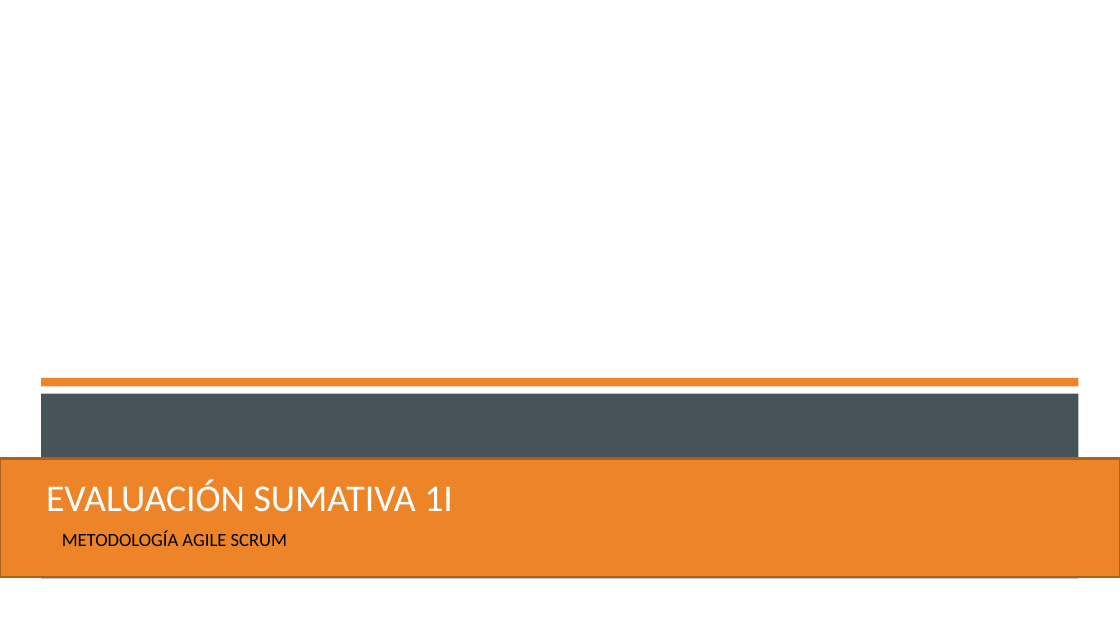
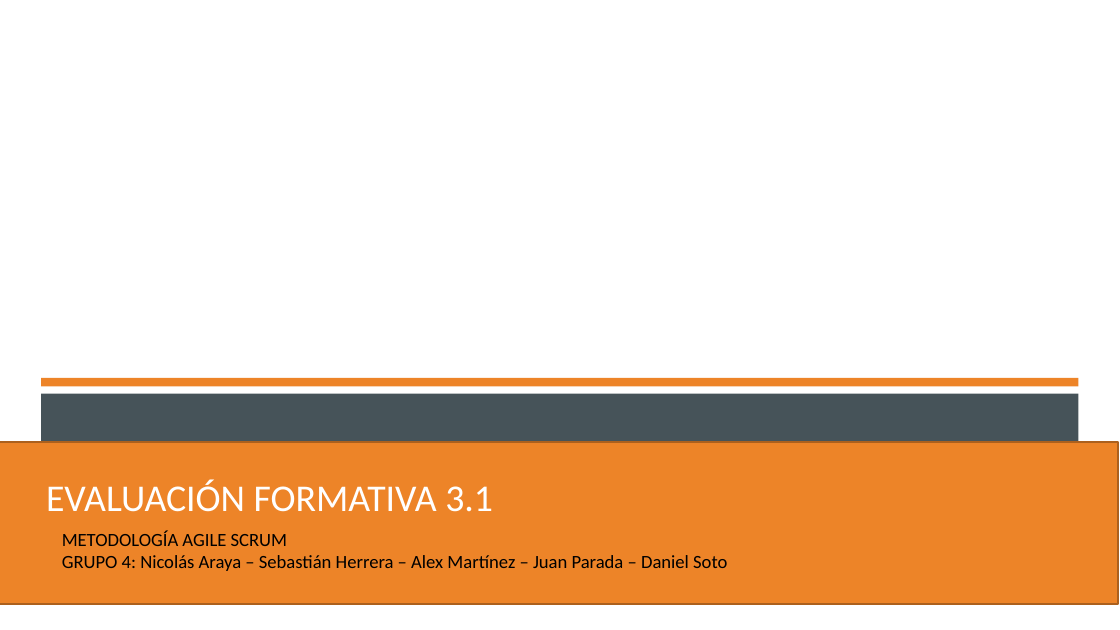
Before and after one commit to DanSotoC/formativa-2.1-tipo-problemas, a slide deck: slide 1 of Docs/Evaluación Sumativa - Daniel Soto.pptx. Drawn at 1120x630 pixels with LibreOffice and Linux fonts; fonts in the diff are those of the drawing; background and template pictures are left out. Boxes give left, top, right and bottom in pixels: in the first picture for what was removed or moved away, otherwise in the second. Text is boxed around its words. In the diff, an @@ line names an element or a change of style, - is before the commit and + after.

```diff
--- a/Docs/Evaluación Sumativa - Daniel Soto.pptx
+++ b/Docs/Evaluación Sumativa - Daniel Soto.pptx
@@ rectangle: place and size @@
-rectangle at box(0, 459, 1120, 578)
+rectangle at box(0, 443, 1118, 604)
@@ title at box(46, 479, 493, 512): text changed @@
-EVALUACIÓN SUMATIVA 1I
+EVALUACIÓN FORMATIVA 3.1
@@ subtitle at box(62, 555, 727, 571): paragraph added @@
+GRUPO 4: Nicolás Araya – Sebastián Herrera – Alex Martínez – Juan Parada – Daniel Soto
```
Also in this commit, not shown: 4 other slides changed, 1 slide added.
